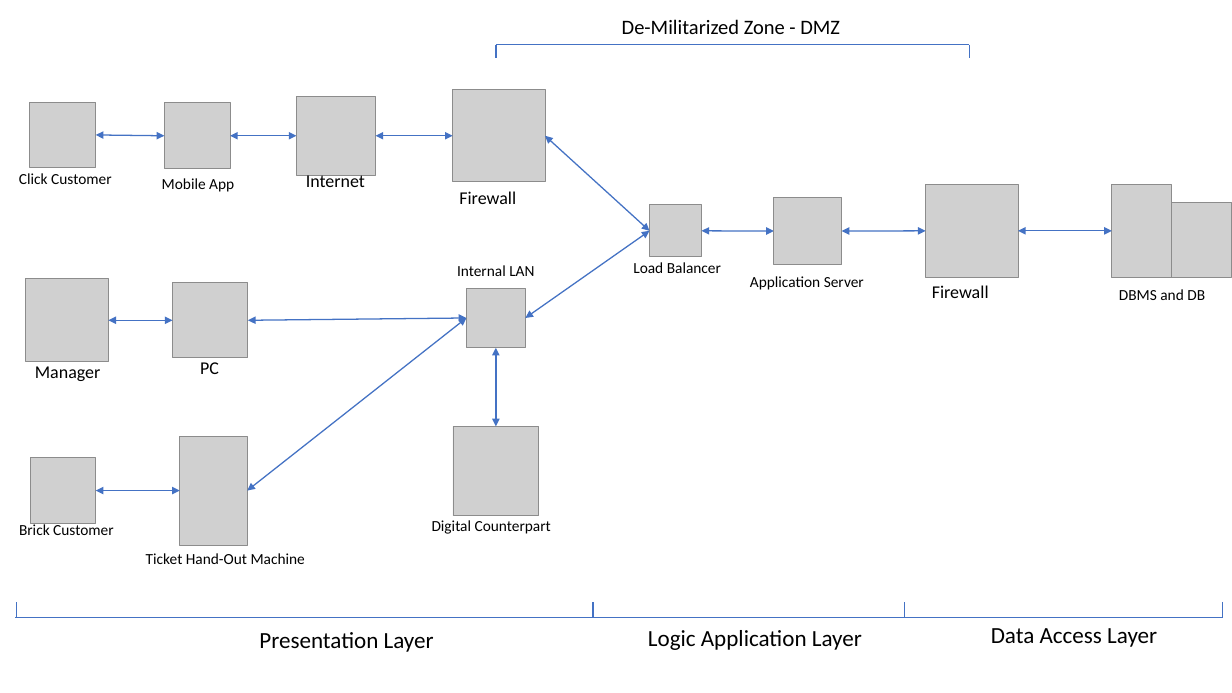
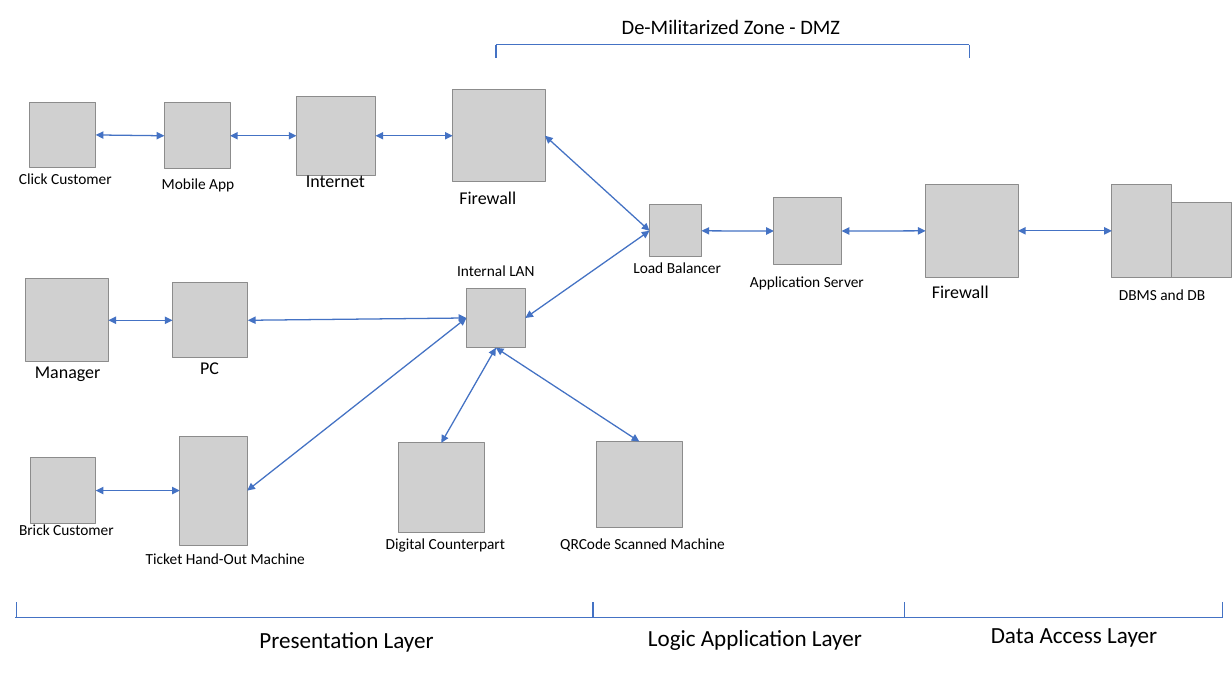
Before and after one commit to ZHANG-Y-D/RASD-DD-CLup-CustomersLineup, a slide deck: slide 1 of DD/PPTImageTool/PPTImage.pptx. Drawn at 1232x693 pixels with LibreOffice and Linux fonts; fonts in the diff are those of the drawing; grey boxes stand for pictures. Boxes give left, top, right and bottom in pixels: in the first picture for what was removed or moved away, otherwise in the second. Text is boxed around its words. In the diff, an @@ line names an element or a change of style, - is before the commit and + after.

```diff
--- a/DD/PPTImageTool/PPTImage.pptx
+++ b/DD/PPTImageTool/PPTImage.pptx
@@ double arrow moved from (496, 348) - (496, 426) to (496, 348) - (442, 443) @@
@@ double arrow added from (496, 348) to (640, 442), #4472C4 1 pt @@
@@ picture: place and size @@
-picture at <box>453,426,539,516</box>
+picture at <box>398,443,484,532</box>
@@ picture added at <box>596,442,683,528</box> @@
@@ text "Digital Counterpart": place and size @@
-text "Digital Counterpart" at <box>432,520,551,534</box>
+text "Digital Counterpart" at <box>386,538,505,552</box>
@@ text added at <box>560,538,725,551</box>, 12 pt, text #000000 @@
+QRCode Scanned Machine
```
Also in this commit, not shown: 8 other files.
